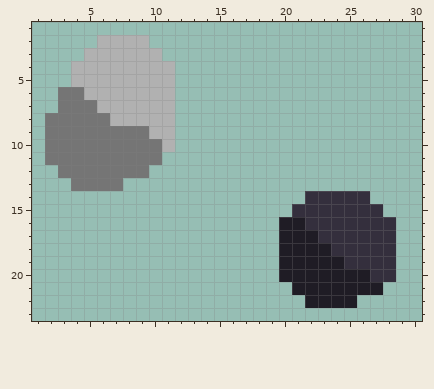
Pixel-art sprite, stored at sprites/blocks/environment/ore-obsidian1.png. Above is the file before it was changed.
The file is 32x32 pixels. Shown: x 1..30, y 1..23.
After:
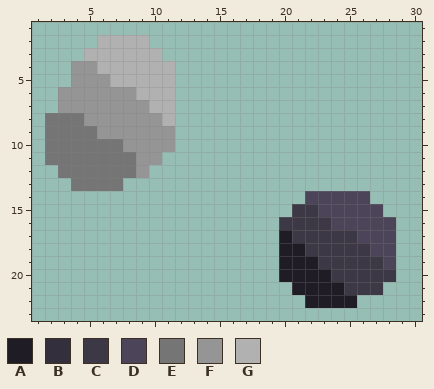
Palette (. is transparent): A #1f1c25  B #342f3d  C #3d3846  D #4c4559  E #757575  F #959595  G #b1b1b1
The edit:
Changed rows in their new state; - is an unchanged pixel.
first column x 3:
 4 -FF-----------------------
 5 -FFF----------------------
 6 FFFFFF--------------------
 7 FFFFFFF-------------------
 8 --FFFFFF------------------
 9 ---FFFFFF-----------------
10 -----FFFF-----------------
11 ------FF------------------
12 ------F-------------------
14 -------------------DDDDD--
15 ------------------CCDDDDD-
16 -----------------CCCCDDDDD
17 ------------------CCCCCDDD
18 -------------------CCCCCDD
19 --------------------CCCCCD
20 ---------------------CCCCC
21 ----------------------CCC-
